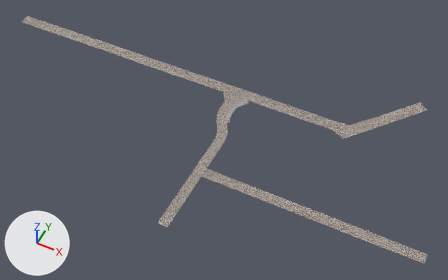
A saved change to the FBX model Working/ARC/SM_ARC_Road_A_01.fbx.
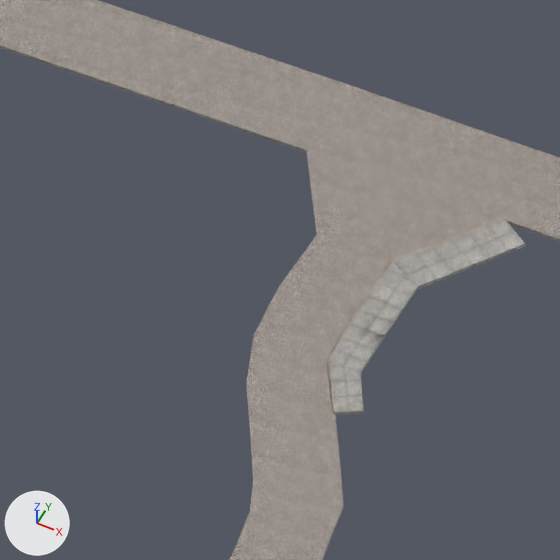
Each version appears first whole from a camera (50 mm lens) standing at (71.8, -144.0, 180.2) and looking at (-2.6, 4.8, -5.8), and next in a close-up on the part from 42% to 56% of the width and 27% to 50% of the height. Arrows for +X, +Y and +Z are at lower left; the lights stay in place. The older version's two pictures come first. Where no turn or scale is listed for an object, it has been applied to the vertices. Vertices at exactly the same position are counted once.

Objects in the first close-up: 'SM_ARC_Road_A_01'.
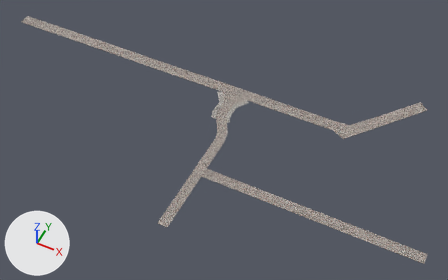
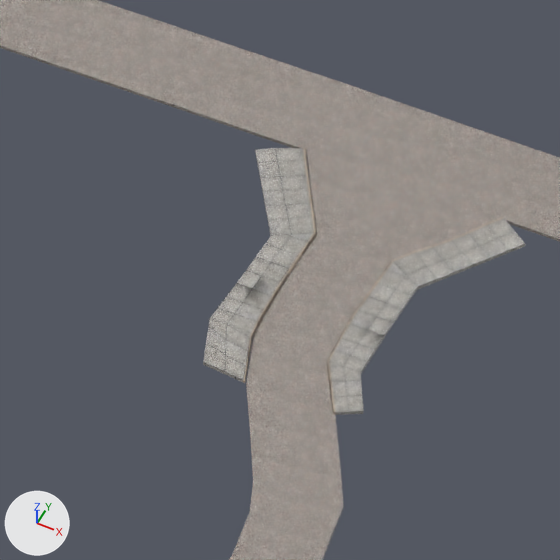
Pixel boxes [x1, y1, x2, y2] of what changed, in the close-ups (560 x 560 px):
part 1 of me_cube_018, added
    after: [287, 253, 302, 274]
part 2 of me_cube_018, added
    after: [312, 217, 316, 233]
part 3 of me_cube_018, added
    after: [300, 233, 317, 255]
part 4 of me_cube_018, added
    after: [278, 273, 289, 288]
part 5 of me_cube_018, added
    after: [262, 286, 280, 315]
part 6 of me_cube_018, added
    after: [251, 313, 264, 336]
part 7 of me_cube_018, added
    after: [243, 334, 253, 383]
part 8 of me_cube_018, added
    after: [272, 249, 298, 269]
part 9 of me_cube_018, added
    after: [203, 148, 314, 383]

Diff of the bpy script that builds the scene:
```diff
--- a/Working/ARC/SM_ARC_Road_A_01.fbx.py
+++ b/Working/ARC/SM_ARC_Road_A_01.fbx.py
@@ me_cube_018 @@
 # used by ob_sm_arc_road_a_01; location = (0.0, 0.0, 0.0)
-me_cube_018.from_pydata(...)  # 494 vertices, 454 faces; spans x -118.0..83.0, y -45.0..55.0, z 0.0
+me_cube_018.from_pydata(...)  # 828 vertices, 744 faces; spans x -118.0..83.0, y -45.0..55.0, z 0.0
+# me_cube_018 part 1: the loose piece of 15 vertices spanning x -5.0, y 16.0..17.0, z 0.0 is copied, and the copy is moved by (-4.0, 0.0, 0.0); it spans x -10.0..-9.0, y 16.0..17.0, z 0.0
+# me_cube_018 part 2: the loose piece of 20 vertices spanning x -5.0, y 19.0..20.0, z 0.0 is copied, and the copy is moved by (-5.0, 0.0, 0.0); it spans x -10.0..-9.0, y 19.0..20.0, z 0.0
+# me_cube_018 part 3: the loose piece of 20 vertices spanning x -5.0, y 17.0..19.0, z 0.0 is copied, and the copy is moved by (-4.0, 0.0, 0.0); it spans x -10.0..-9.0, y 17.0..19.0, z 0.0
+# me_cube_018 part 4: the loose piece of 25 vertices spanning x -5.0, y 15.0..16.0, z 0.0 is copied, and the copy is moved by (-4.0, 0.0, 0.0); it spans x -10.0..-9.0, y 15.0..16.0, z 0.0
+# me_cube_018 part 5: the loose piece of 15 vertices spanning x -5.0, y 13.0..15.0, z 0.0 is copied, and the copy is moved by (-4.0, 0.0, 0.0); it spans x -9.0, y 13.0..15.0, z 0.0
+# me_cube_018 part 6: the loose piece of 15 vertices spanning x -5.0, y 12.0..13.0, z 0.0 is copied, and the copy is moved by (-4.0, 0.0, 0.0); it spans x -9.0, y 12.0..13.0, z 0.0
+# me_cube_018 part 7: the loose piece of 15 vertices spanning x -5.0..-3.0, y 9.0..12.0, z 0.0 is copied, and the copy is moved by (-4.0, 0.0, 0.0); it spans x -9.0..-8.0, y 9.0..12.0, z 0.0
+# me_cube_018 part 8: the loose piece of 12 vertices spanning x -5.0..-4.0, y 16.0..17.0, z 0.0 is copied, and the copy is moved by (-5.0, 0.0, 0.0); it spans x -10.0, y 16.0..17.0, z 0.0
+# me_cube_018 part 9: a new loose piece of 102 vertices spanning x -15.0..-8.0, y 9.0..24.0, z 0.0, in mat_mi_tile_tarmac_a_01 (picture img_t_tile_sidewalk_a_01_tga)
+# other edits to the shape of me_cube_018 do not show in these pictures
 me_cube_018.materials.append(mat_mi_arc_road_01)
```
